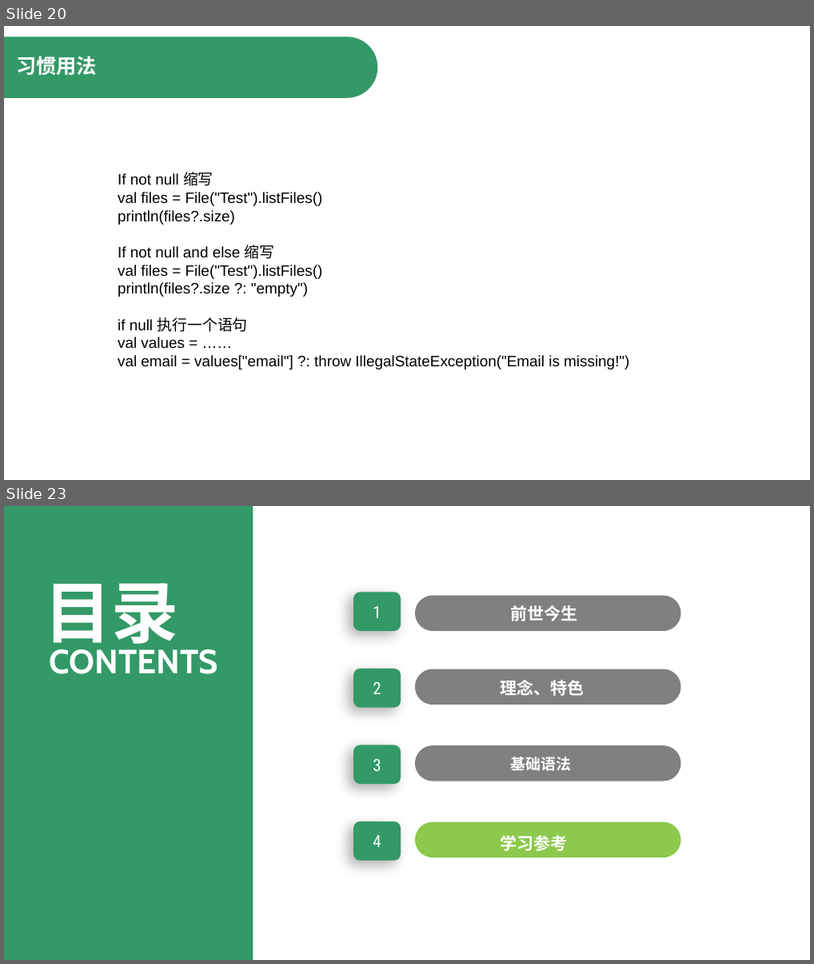
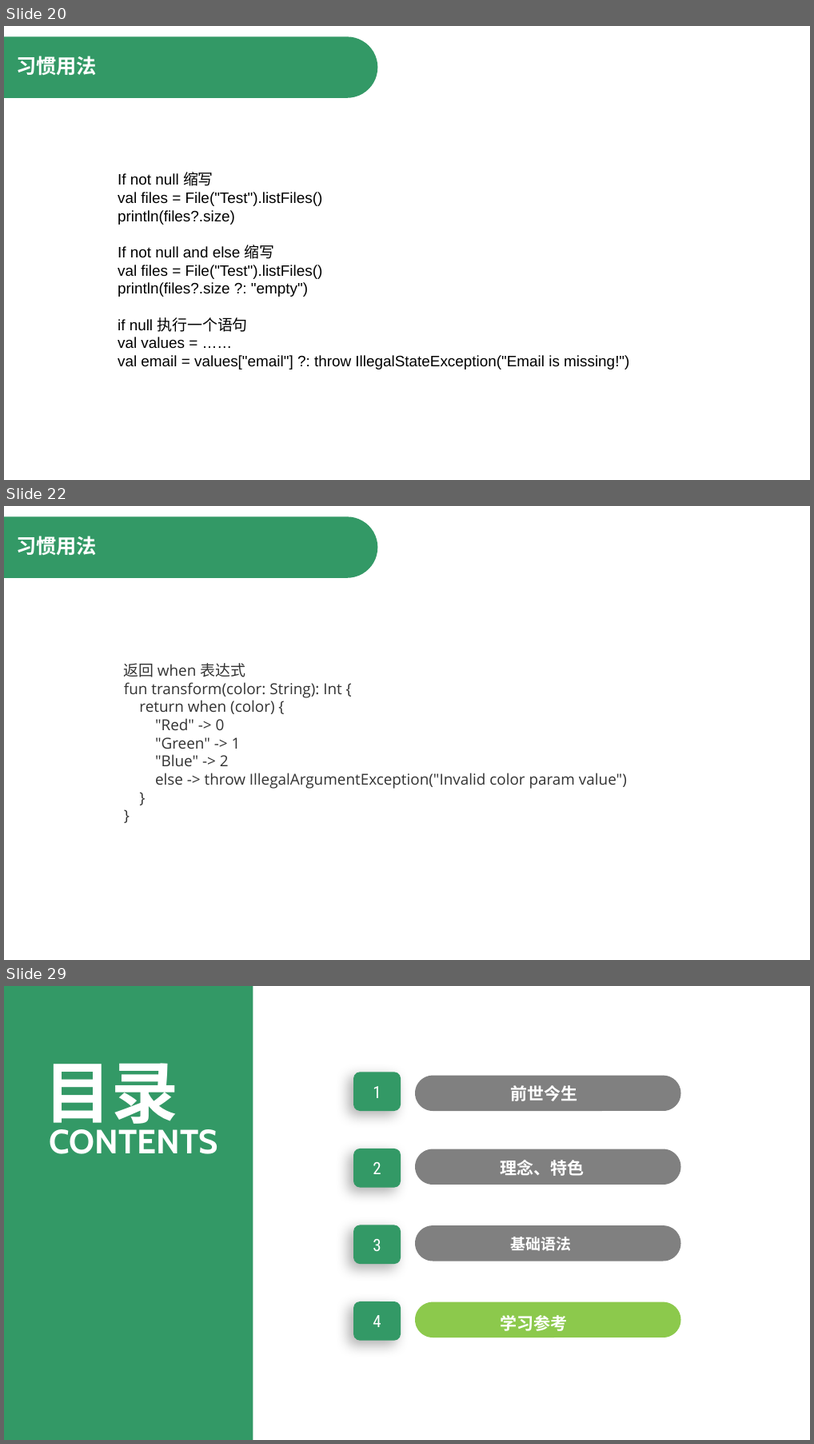
Before and after one commit to JosephLoveWong/UStory, a slide deck: app/Kotlin开发入门_王明明.pptx. Shown one above the other, each under a label of ours: slides 20 and 23 before the commit, slides 20, 22 and 29 after it; the slides between them are not shown. The pictures are 814x964 and 814x1444 pixels, drawn with LibreOffice and Linux fonts; fonts in the diff are those of the drawing. Boxes give left, top, right and bottom in pixels: in the first picture for what was removed or moved away, otherwise in the second. Text is boxed around its words. In the diff, an @@ line names an element or a change of style, - is before the commit and + after.

```diff
--- a/app/Kotlin开发入门_王明明.pptx
+++ b/app/Kotlin开发入门_王明明.pptx
@@ slide 22 added at box(4, 506, 810, 960), background #FFFFFF @@
@@ round same rect added at box(4, 516, 378, 578), fill #339966 @@
@@ text added at box(16, 536, 97, 556), 24 pt, text #FFFFFF, bold @@
+习惯用法
@@ text added at box(124, 663, 627, 788), 18 pt, text #333333 @@
+返回 when 表达式
+fun transform(color: String): Int {
+return when (color) {
+"Red" -> 0
+"Green" -> 1
+"Blue" -> 2
+else -> throw IllegalArgumentException("Invalid color param value")
+}
+}
@@ what was slide 23 is now slide 29 @@
```
Also in this commit, not shown: 7 other slides added, 2 slides removed, 34 other files.
